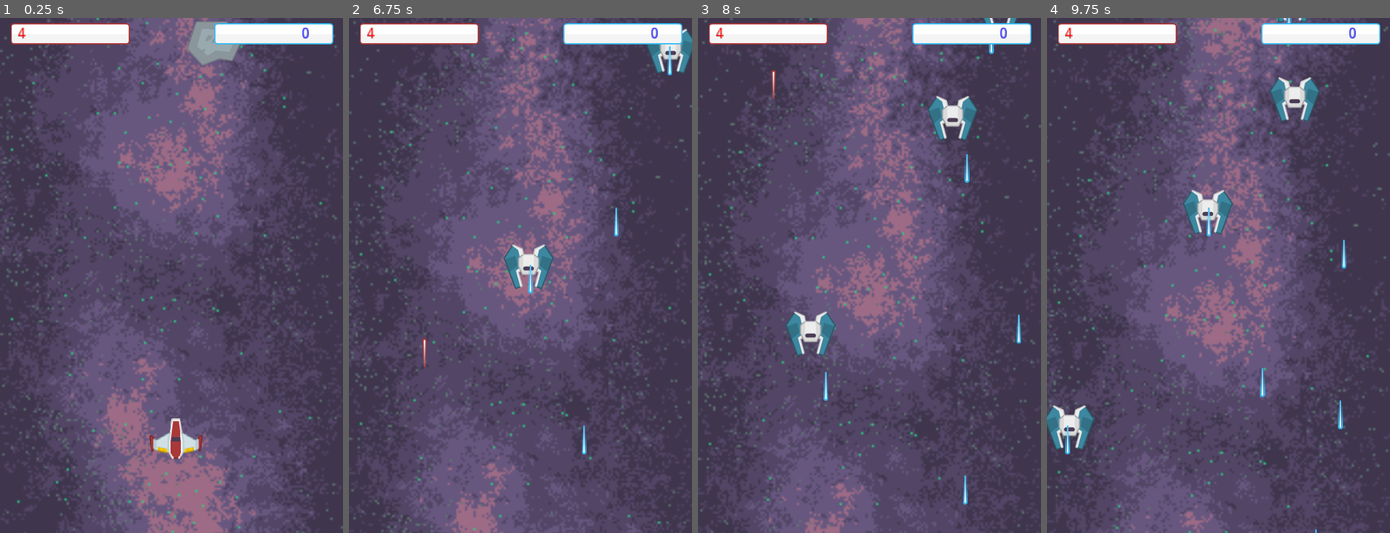
Above: before the commit, frames 1-4 (left to right).
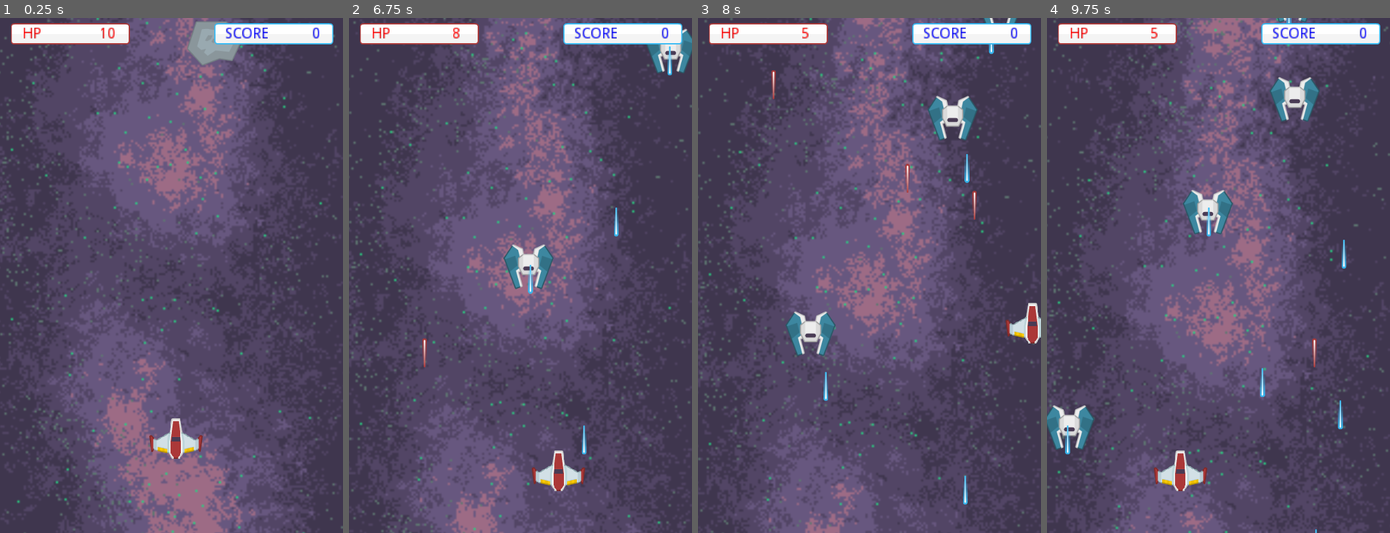
Above: after the commit, the same moments.

Repository: yang-official/super-secret-star-project
Game: Godot game, scene res://levels/demo_level.tscn
Same seed, same stepped clock (60 frames per second), same inputs: the game is played once before the commit and once after it. The project has no main scene, so this scene is started directly.
Inputs (mouse positions are in pixels of both pictures, inside the frame that each line leads up to):
- Up to frame 1 (0.25 s): no input
- Up to frame 2 (6.75 s): move the mouse to (595, 249) at 0.52 s; hold Right (ui_right) 0.53-1.28 s; tap Space at 0.77, 1.52, 3.02, 3.77, 4.52, 6.02 s; move the mouse to (451, 301) at 1.27 s; hold Down (ui_down) 1.28-2.03 s; move the mouse to (554, 162) at 2.02 s; hold Right (ui_right) 2.03-2.78 s; move the mouse to (503, 378) at 2.77 s; hold Up (ui_up) 2.78-3.53 s; move the mouse to (623, 352) at 3.52 s; hold Left (ui_left) 3.53-5.03 s; move the mouse to (417, 198) at 4.27 s; move the mouse to (537, 275) at 5.02 s; hold Down (ui_down) 5.03-5.78 s; move the mouse to (469, 146) at 5.77 s; hold Right (ui_right) 5.78-6.53 s; move the mouse to (595, 249) at 6.52 s; hold Up (ui_up) from 6.53 s (still down)
- Up to frame 3 (8 s): tap Space at 6.77, 7.52 s; move the mouse to (800, 301) at 7.27 s; release Up (ui_up) at 7.28 s; hold Right (ui_right) from 7.28 s (still down)
- Up to frame 4 (9.75 s): move the mouse to (1252, 162) at 8.02 s; release Right (ui_right) at 8.03 s; hold Down (ui_down) 8.03-8.78 s; move the mouse to (1201, 378) at 8.77 s; hold Left (ui_left) 8.78-9.53 s; tap Space at 9.02 s; move the mouse to (1321, 352) at 9.52 s; hold Up (ui_up) from 9.53 s (still down)

The runs differ from the first frame. In frame 1, 0.3% of the frame differs, in the area x 5-94%, y 1-5%; in frame 2, 0.9%; in frame 3, 0.9%; in frame 4, 1.0%, in the area x 5-94%, y 1-92%.

Commit message:
added HUD

Diff:
--- a/entities/enemy/Enemy.gd
+++ b/entities/enemy/Enemy.gd
@@ -23,12 +23,13 @@
 	HP = new_value
 	if HP <= 0:
 		create_explosion()
+		get_node("/root/demo_level/HUD/score").score += 5
 		queue_free()
 	pass
 
 func _on_area_entered(other):
 	if other.is_in_group("player"):
-		other.HP -= 1
+		other.hp -= 1
 		create_explosion()
 		queue_free()
 
--- a/entities/gun/laser_drone.gd
+++ b/entities/gun/laser_drone.gd
@@ -8,6 +8,6 @@
 
 func _on_area_entered(other):
 	if other.is_in_group("player"):
-		other.HP -= 1
+		other.hp -= 1
 		queue_free()
 	pass
--- a/entities/player/Player.gd
+++ b/entities/player/Player.gd
@@ -4,12 +4,16 @@
 extends Area2D
 
 export var MOVE_SPEED = 400
-export var HP = 10 setget set_HP
+export var MAX_HP = 10
+onready var hp = MAX_HP setget _set_HP
+onready var invulnerability_timer = $invulnerability_timer
+onready var effects_animation = $effects_animation
 const laser_one = preload("res://entities/gun/laser_one.tscn")
 const explosion = preload("res://entities/effects/explosion.tscn")
 var can_shoot = true
 
-signal hp_change
+signal hp_updated(hp)
+signal destroyed()
 
 func _ready():
 	set_process(true)
@@ -46,12 +50,22 @@
 		shoot()
 		get_node("guns/reload_timer").start()
 
+# Damage handling
+func damage(amount):
+	if invulnerability_timer.is_stopped():
+		invulnerability_timer.start()
+		_set_HP(hp - amount)
+		effects_animation.play("damage_flash")
+
 # Health
-func set_HP(new_value):
-	HP = new_value
-	emit_signal("hp_change", HP)
-	if HP <= 0:
+func _set_HP(new_value):
+	var prev_hp = hp
+	hp = clamp(new_value, 0, MAX_HP)
+	if hp != prev_hp:
+		emit_signal("hp_updated", hp)
+	if hp <= 0:
 		create_explosion()
+		emit_signal("destroyed")
 		queue_free()
 	pass
 
--- a/entities/player/Player.tscn
+++ b/entities/player/Player.tscn
@@ -1,7 +1,23 @@
-[gd_scene load_steps=3 format=2]
+[gd_scene load_steps=4 format=2]
 
 [ext_resource path="res://entities/player/Player.gd" type="Script" id=1]
 [ext_resource path="res://assets/sprites/player/playerShip1_red.png" type="Texture" id=2]
+
+[sub_resource type="Animation" id=1]
+resource_name = "damage_flash"
+length = 0.5
+tracks/0/type = "value"
+tracks/0/path = NodePath("Sprite:modulate")
+tracks/0/interp = 1
+tracks/0/loop_wrap = true
+tracks/0/imported = false
+tracks/0/enabled = true
+tracks/0/keys = {
+"times": PoolRealArray( 0, 0.2, 0.5 ),
+"transitions": PoolRealArray( 1, 1, 1 ),
+"update": 0,
+"values": [ Color( 1, 1, 1, 1 ), Color( 1, 0, 0, 1 ), Color( 1, 1, 1, 1 ) ]
+}
 
 [node name="Player" type="Area2D"]
 position = Vector2( 328.163, 784.03 )
@@ -10,7 +26,6 @@
 "_edit_group_": true
 }
 MOVE_SPEED = 500
-HP = 2
 
 [node name="Sprite" type="Sprite" parent="."]
 texture = ExtResource( 2 )
@@ -32,4 +47,11 @@
 [node name="reload_timer" type="Timer" parent="guns"]
 wait_time = 0.2
 one_shot = true
+
+[node name="invulnerability_timer" type="Timer" parent="."]
+wait_time = 0.5
+one_shot = true
+
+[node name="effects_animation" type="AnimationPlayer" parent="."]
+anims/damage_flash = SubResource( 1 )
 [connection signal="timeout" from="guns/reload_timer" to="." method="_on_reload_timer_timeout"]
--- a/levels/demo_level.tscn
+++ b/levels/demo_level.tscn
@@ -1,11 +1,13 @@
-[gd_scene load_steps=7 format=2]
+[gd_scene load_steps=9 format=2]
 
 [ext_resource path="res://assets/sprites/levels/background.png" type="Texture" id=1]
 [ext_resource path="res://levels/background.gd" type="Script" id=2]
 [ext_resource path="res://entities/player/Player.tscn" type="PackedScene" id=3]
 [ext_resource path="res://levels/spawn_enemies.tscn" type="PackedScene" id=4]
 [ext_resource path="res://assets/sprites/hud/buttonRed.png" type="Texture" id=5]
-[ext_resource path="res://assets/sprites/hud/buttonBlue.png" type="Texture" id=6]
+[ext_resource path="res://levels/health.gd" type="Script" id=6]
+[ext_resource path="res://assets/sprites/hud/buttonBlue.png" type="Texture" id=7]
+[ext_resource path="res://levels/score.gd" type="Script" id=8]
 
 [node name="demo_level" type="Node2D"]
 
@@ -29,31 +31,55 @@
 margin_bottom = 50.0
 texture = ExtResource( 5 )
 
-[node name="health" type="Label" parent="HUD"]
-margin_left = 20.0
+[node name="HP_text" type="Label" parent="HUD"]
+margin_left = 40.0
 margin_top = 10.0
-margin_right = 40.0
+margin_right = 60.0
 margin_bottom = 30.0
 rect_scale = Vector2( 2, 2 )
 custom_colors/font_color = Color( 1, 0, 0, 1 )
-text = "4"
+text = "HP"
 align = 1
 valign = 1
+
+[node name="health" type="Label" parent="HUD"]
+margin_left = 180.0
+margin_top = 10.0
+margin_right = 200.0
+margin_bottom = 30.0
+rect_scale = Vector2( 2, 2 )
+custom_colors/font_color = Color( 1, 0, 0, 1 )
+align = 1
+valign = 1
+script = ExtResource( 6 )
 
 [node name="tex_score" type="TextureRect" parent="HUD"]
 margin_left = 400.0
 margin_top = 10.0
 margin_right = 622.0
 margin_bottom = 50.0
-texture = ExtResource( 6 )
+texture = ExtResource( 7 )
 
 [node name="score" type="Label" parent="HUD"]
-margin_left = 550.0
+margin_left = 570.0
 margin_top = 10.0
-margin_right = 570.0
+margin_right = 590.0
 margin_bottom = 30.0
 rect_scale = Vector2( 2, 2 )
 custom_colors/font_color = Color( 0, 0, 1, 1 )
 text = "0"
 align = 1
 valign = 1
+script = ExtResource( 8 )
+
+[node name="score_text" type="Label" parent="HUD"]
+margin_left = 420.0
+margin_top = 10.0
+margin_right = 461.0
+margin_bottom = 30.0
+rect_scale = Vector2( 2, 2 )
+custom_colors/font_color = Color( 0, 0, 1, 1 )
+text = "SCORE"
+align = 1
+valign = 1
+[connection signal="hp_updated" from="Player" to="HUD/health" method="_on_Player_hp_updated"]
--- /dev/null
+++ b/levels/health.gd
@@ -0,0 +1,14 @@
+extends Label
+
+# Called when the node enters the scene tree for the first time.
+func _ready():
+	var hp = get_node("../../Player").get("hp")
+	self.text = str(hp)
+
+# Called every frame. 'delta' is the elapsed time since the previous frame.
+#func _process(delta):
+#	pass
+
+func _on_Player_hp_updated(hp):
+	var health = hp
+	self.text = str(health)
--- /dev/null
+++ b/levels/score.gd
@@ -0,0 +1,15 @@
+extends Label
+
+export var score = 0 setget set_score
+
+# Called when the node enters the scene tree for the first time.
+func _ready():
+	pass # Replace with function body.
+
+# Called every frame. 'delta' is the elapsed time since the previous frame.
+#func _process(delta):
+#	pass
+
+func set_score(new_score):
+	score = new_score
+	self.text = str(score)
